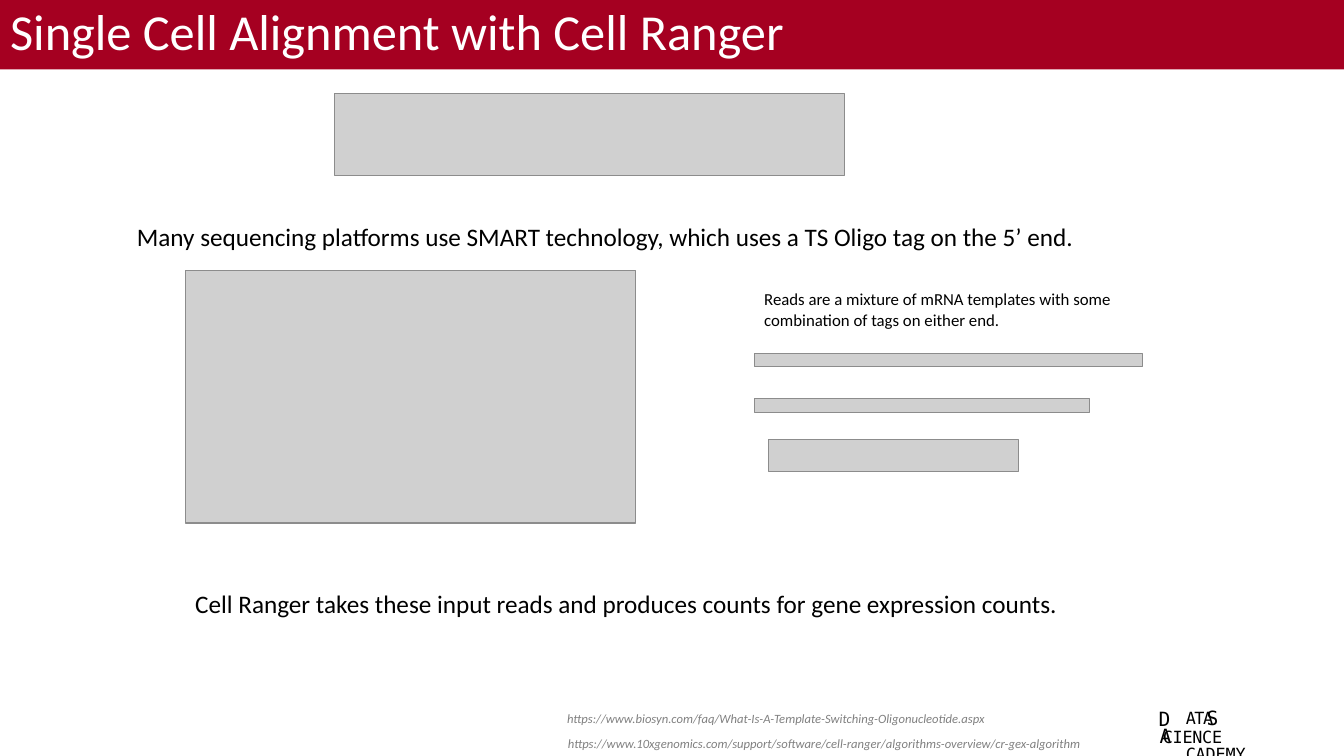
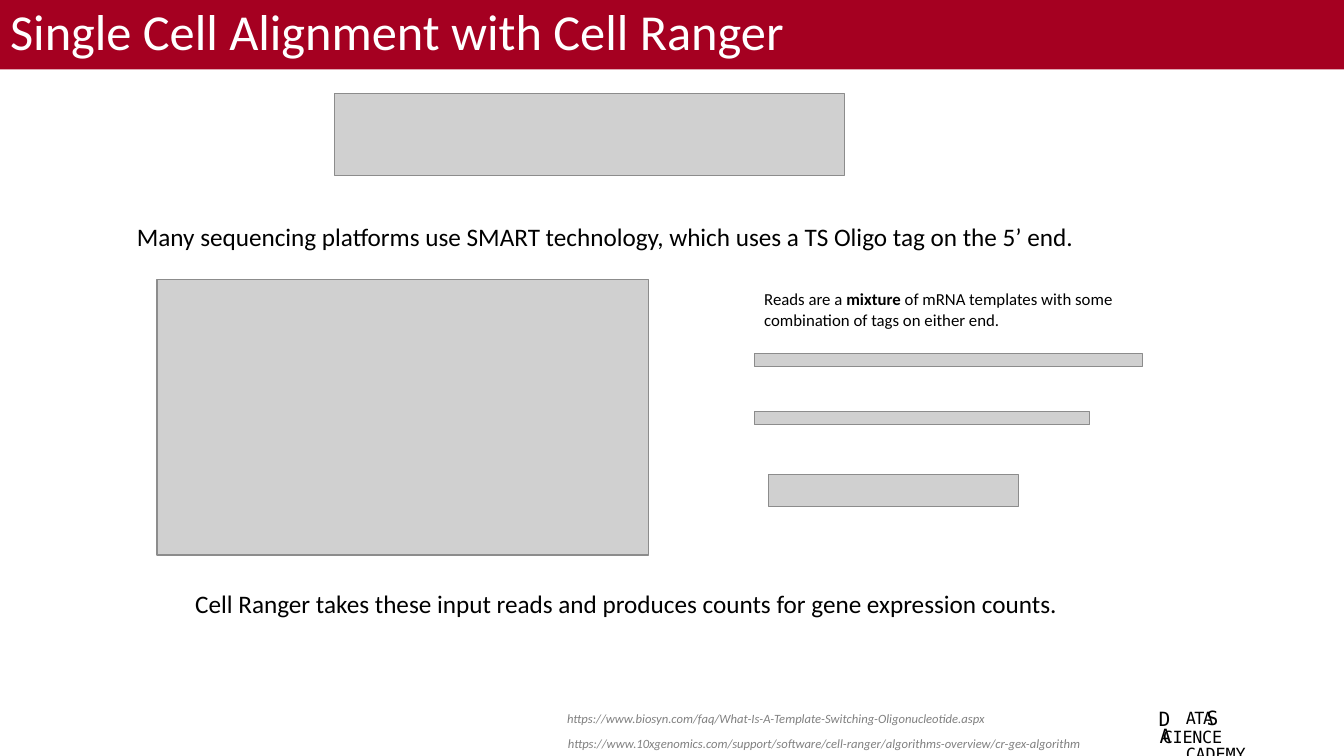
Before and after one commit to bacorli2/scrna_workshop, a slide deck: slide 2 of M2_CellRanger_Alignment/M2_CellRanger.pptx. Drawn at 1344x756 pixels with LibreOffice and Linux fonts; fonts in the diff are those of the drawing; grey boxes stand for pictures; background and template pictures are left out. Boxes give left, top, right and bottom in pixels: in the first picture for what was removed or moved away, otherwise in the second. Text is boxed around its words. In the diff, an @@ line names an element or a change of style, - is before the commit and + after.

```diff
--- a/M2_CellRanger_Alignment/M2_CellRanger.pptx
+++ b/M2_CellRanger_Alignment/M2_CellRanger.pptx
@@ picture resized from (x1=186, y1=270, x2=636, y2=523) to (x1=157, y1=279, x2=649, y2=556) @@
@@ text "Reads are a mixture of ..." at (x1=764, y1=293, x2=1112, y2=329): bold on in "mixture" @@
@@ picture moved from (x1=754, y1=398, x2=1090, y2=411) to (x1=754, y1=411, x2=1090, y2=424) @@
@@ picture moved from (x1=769, y1=440, x2=1019, y2=472) to (x1=769, y1=475, x2=1019, y2=507) @@
```
Also in this commit, not shown: 7 other slides changed.
